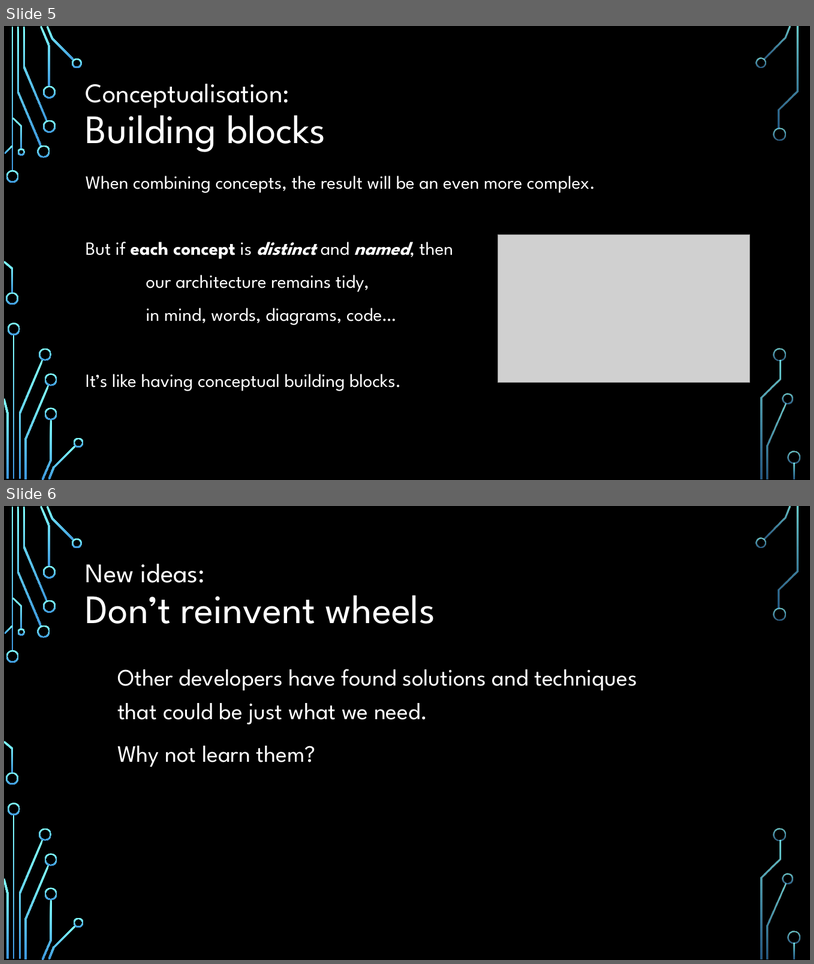
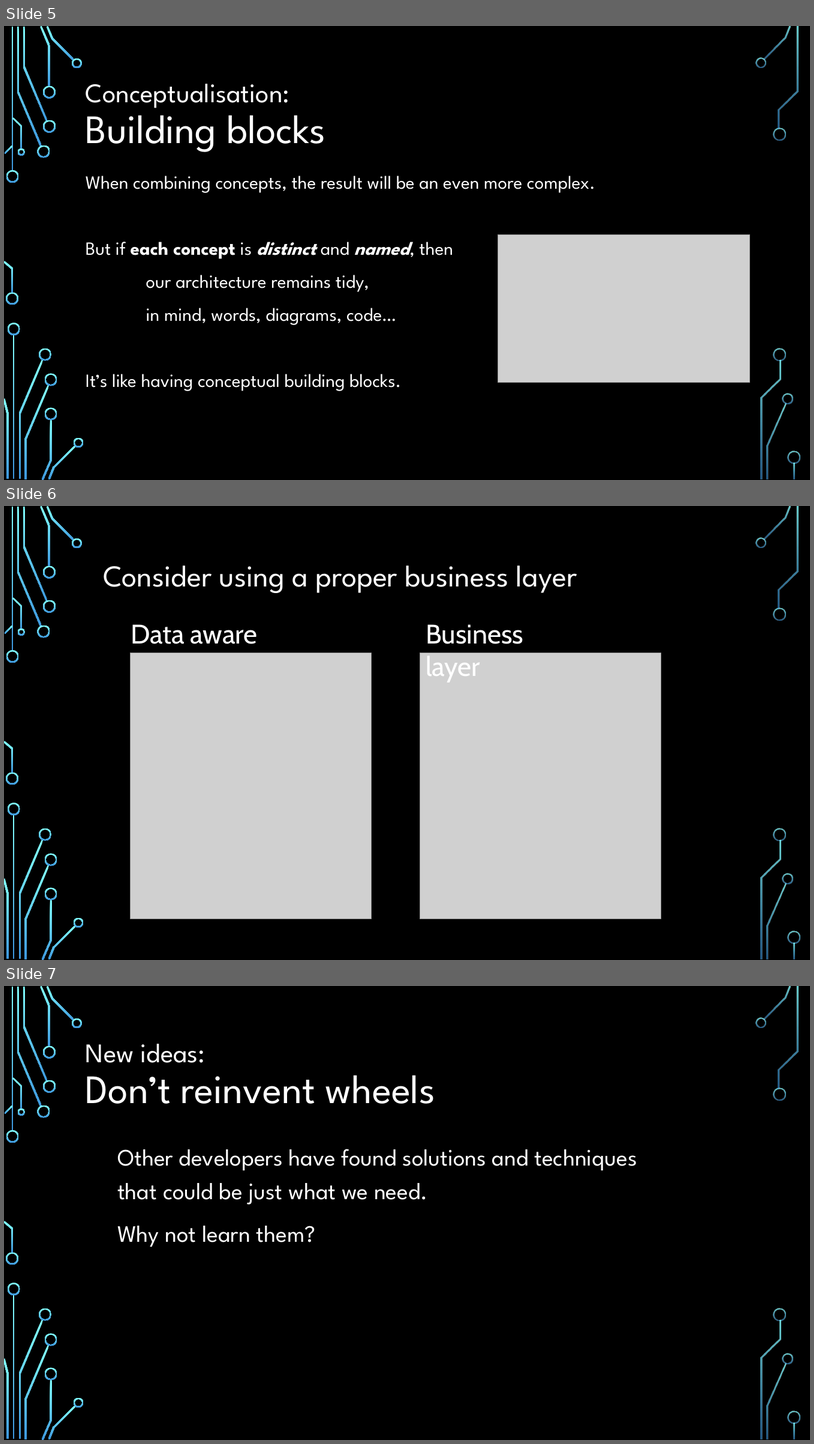
Before and after one commit to ADUG-Perth/Symposium-2021, a slide deck: Doc/Software patterns in Delphi.pptx. Shown one above the other, each under a label of ours: slides 5 and 6 before the commit, slides 5, 6 and 7 after it. The pictures are 814x964 and 814x1444 pixels, drawn with LibreOffice and Linux fonts; fonts in the diff are those of the drawing; grey boxes stand for pictures; background and template pictures are left out. Boxes give left, top, right and bottom in pixels: in the first picture for what was removed or moved away, otherwise in the second. Text is boxed around its words. In the diff, an @@ line names an element or a change of style, - is before the commit and + after.

```diff
--- a/Doc/Software patterns in Delphi.pptx
+++ b/Doc/Software patterns in Delphi.pptx
@@ slide 6 added at (x1=4, y1=506, x2=810, y2=960), background picture (left out); not listed: 36 template elements that a slide beside it also shows @@
@@ title added at (x1=103, y1=565, x2=577, y2=593), 36 pt, text #FFFFFF @@
+Consider using a proper business layer
@@ text added at (x1=131, y1=624, x2=258, y2=644), 32 pt, text #FFFFFF @@
+Data aware
@@ text added at (x1=426, y1=624, x2=524, y2=682), 32 pt, text #FFFFFF @@
+Business layer
@@ picture added at (x1=131, y1=653, x2=372, y2=919) @@
@@ picture added at (x1=420, y1=653, x2=662, y2=919) @@
@@ what was slide 6 is now slide 7 @@
```
Also in this commit, not shown: 2 other files.
